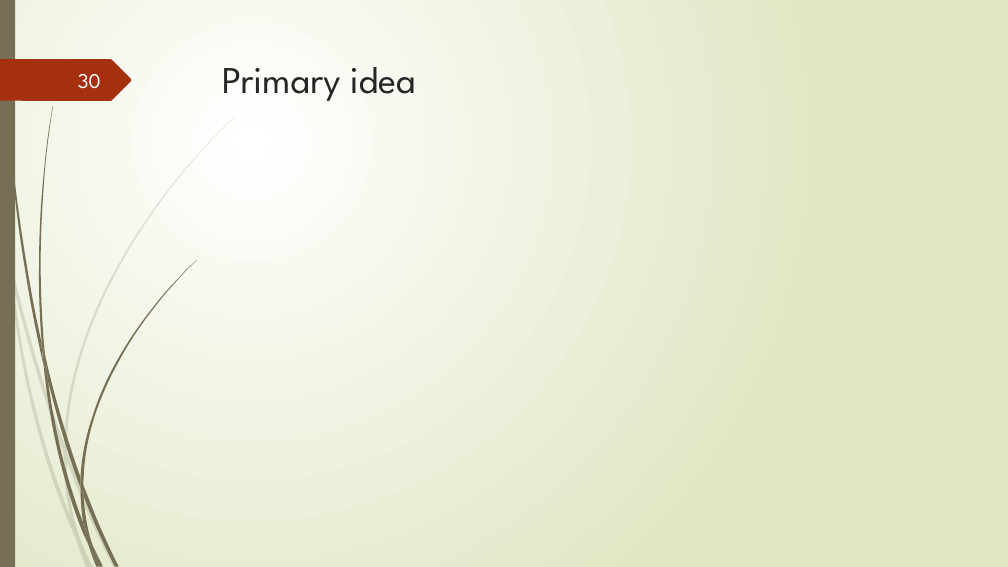
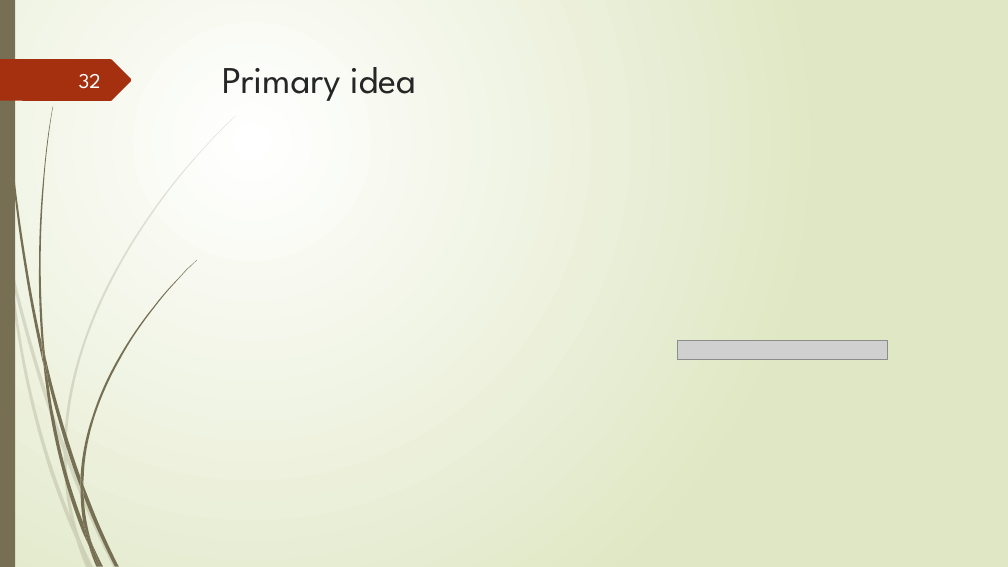
Before and after one commit to tungvx/raSAT, a slide deck: slide 32 of report/midterm.pptx (slide 30 before the commit). Drawn at 1008x567 pixels with LibreOffice and Linux fonts; fonts in the diff are those of the drawing; grey boxes stand for pictures. Boxes give left, top, right and bottom in pixels: in the first picture for what was removed or moved away, otherwise in the second. Text is boxed around its words. In the diff, an @@ line names an element or a change of style, - is before the commit and + after.

```diff
--- a/report/midterm.pptx
+++ b/report/midterm.pptx
@@ page number at box(79, 74, 101, 89): text changed @@
-30
+32
@@ picture added at box(678, 340, 889, 360) @@
```
Also in this commit, not shown: 11 other slides changed, 2 slides added, 1 other file.
